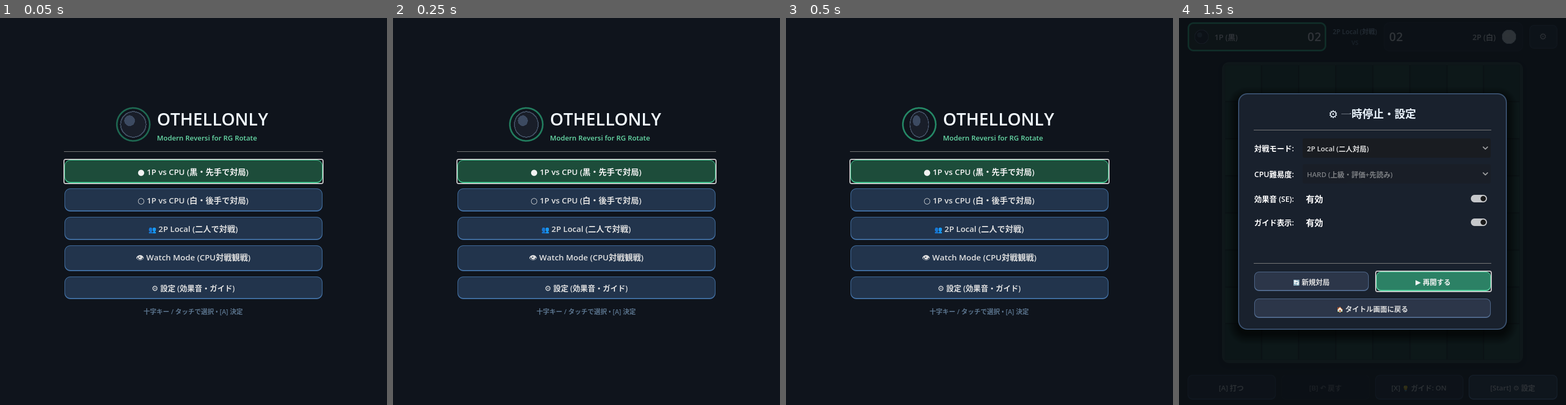
Above: before the commit, frames 1-4 (left to right).
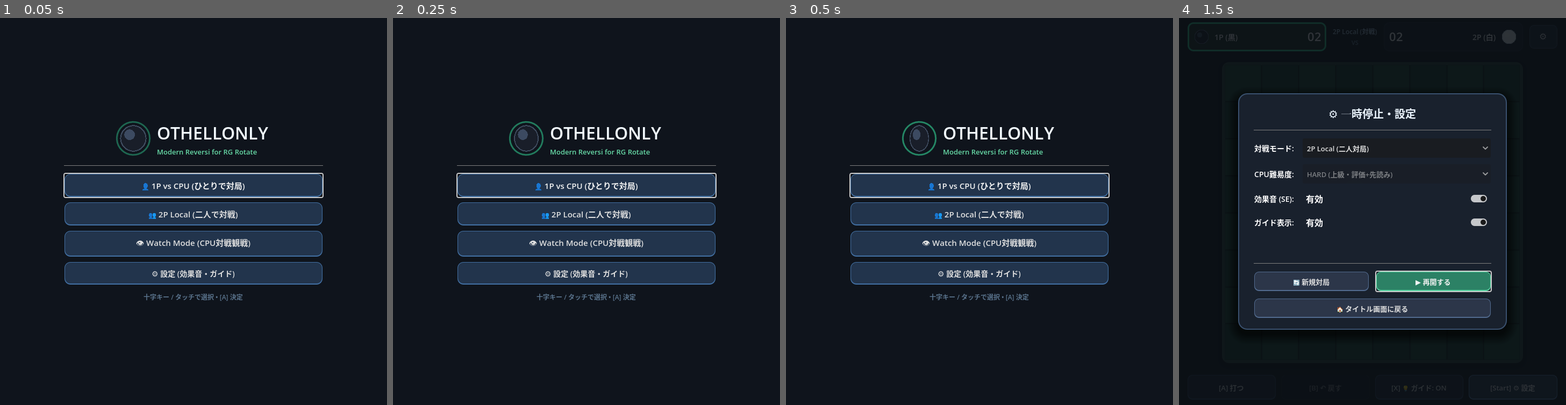
Above: after the commit, the same moments.

Repository: u1e2k/othellonly
Game: Godot game, scene res://scenes/Main.tscn
Two runs of this game, one before a commit and one after it. Both use one fixed random seed, a clock stepped at 60 frames per second and the inputs below.
Inputs:
- Up to frame 1 (0.05 s): no input
- Up to frame 2 (0.25 s): no input
- Up to frame 3 (0.5 s): no input
- Up to frame 4 (1.5 s): click "👥 2P Local (二人で対戦)" at 0.5 s; click "[Start] ⚙ 設定" at 1.25 s

The runs differ from the first frame. In frame 1, 16% of the frame differs, in the area x 16-84%, y 23-77%; in frame 2, 16%; in frame 3, 16%; in frame 4, nothing differs.

Commit message:
feat: implement TitleScreen UI with game mode, color, and difficulty selection menus

Diff:
--- a/scenes/TitleScreen.tscn
+++ b/scenes/TitleScreen.tscn
@@ -181,40 +181,31 @@
 layout_mode = 2
 theme_override_constants/separation = 10
 
-[node name="Btn1PBlack" type="Button" parent="CenterContainer/VBox/MainMenuVBox"]
+[node name="Btn1P" type="Button" parent="CenterContainer/VBox/MainMenuVBox"]
 layout_mode = 2
 focus_mode = 2
 theme_override_font_sizes/font_size = 15
-theme_override_styles/normal = SubResource("StyleBoxFlat_btn_accent")
-theme_override_styles/hover = SubResource("StyleBoxFlat_btn_hover")
-theme_override_styles/pressed = SubResource("StyleBoxFlat_btn_pressed")
-text = "● 1P vs CPU (黒・先手で対局)"
-
-[node name="Btn1PWhite" type="Button" parent="CenterContainer/VBox/MainMenuVBox"]
+theme_override_styles/normal = SubResource("StyleBoxFlat_btn_primary")
+theme_override_styles/hover = SubResource("StyleBoxFlat_btn_hover")
+theme_override_styles/pressed = SubResource("StyleBoxFlat_btn_pressed")
+text = "👤 1P vs CPU (ひとりで対局)"
+
+[node name="Btn2P" type="Button" parent="CenterContainer/VBox/MainMenuVBox"]
 layout_mode = 2
 focus_mode = 2
 theme_override_font_sizes/font_size = 15
 theme_override_styles/normal = SubResource("StyleBoxFlat_btn_primary")
 theme_override_styles/hover = SubResource("StyleBoxFlat_btn_hover")
 theme_override_styles/pressed = SubResource("StyleBoxFlat_btn_pressed")
-text = "○ 1P vs CPU (白・後手で対局)"
-
-[node name="Btn2P" type="Button" parent="CenterContainer/VBox/MainMenuVBox"]
+text = "👥 2P Local (二人で対戦)"
+
+[node name="BtnWatch" type="Button" parent="CenterContainer/VBox/MainMenuVBox"]
 layout_mode = 2
 focus_mode = 2
 theme_override_font_sizes/font_size = 15
 theme_override_styles/normal = SubResource("StyleBoxFlat_btn_primary")
 theme_override_styles/hover = SubResource("StyleBoxFlat_btn_hover")
 theme_override_styles/pressed = SubResource("StyleBoxFlat_btn_pressed")
-text = "👥 2P Local (二人で対戦)"
-
-[node name="BtnWatch" type="Button" parent="CenterContainer/VBox/MainMenuVBox"]
-layout_mode = 2
-focus_mode = 2
-theme_override_font_sizes/font_size = 15
-theme_override_styles/normal = SubResource("StyleBoxFlat_btn_primary")
-theme_override_styles/hover = SubResource("StyleBoxFlat_btn_hover")
-theme_override_styles/pressed = SubResource("StyleBoxFlat_btn_pressed")
 text = "👁 Watch Mode (CPU対戦観戦)"
 
 [node name="BtnSettings" type="Button" parent="CenterContainer/VBox/MainMenuVBox"]
@@ -226,18 +217,71 @@
 theme_override_styles/pressed = SubResource("StyleBoxFlat_btn_pressed")
 text = "⚙ 設定 (効果音・ガイド)"
 
-[node name="DiffModal" type="PanelContainer" parent="CenterContainer/VBox"]
+[node name="ColorModal" type="PanelContainer" parent="CenterContainer/VBox"]
 visible = false
 layout_mode = 2
 theme_override_styles/panel = SubResource("StyleBoxFlat_panel_modal")
 
-[node name="Margin" type="MarginContainer" parent="CenterContainer/VBox/DiffModal"]
+[node name="Margin" type="MarginContainer" parent="CenterContainer/VBox/ColorModal"]
 layout_mode = 2
 theme_override_constants/margin_left = 20
 theme_override_constants/margin_top = 16
 theme_override_constants/margin_right = 20
 theme_override_constants/margin_bottom = 16
 
+[node name="VBox" type="VBoxContainer" parent="CenterContainer/VBox/ColorModal/Margin"]
+layout_mode = 2
+theme_override_constants/separation = 10
+
+[node name="ColorTitleLabel" type="Label" parent="CenterContainer/VBox/ColorModal/Margin/VBox"]
+layout_mode = 2
+theme_override_colors/font_color = Color(0.9, 0.95, 1, 1)
+theme_override_font_sizes/font_size = 16
+text = "1P vs CPU - 手番を選択してください"
+horizontal_alignment = 1
+
+[node name="HSeparator" type="HSeparator" parent="CenterContainer/VBox/ColorModal/Margin/VBox"]
+layout_mode = 2
+
+[node name="BtnColorBlack" type="Button" parent="CenterContainer/VBox/ColorModal/Margin/VBox"]
+layout_mode = 2
+focus_mode = 2
+theme_override_font_sizes/font_size = 14
+theme_override_styles/normal = SubResource("StyleBoxFlat_btn_primary")
+theme_override_styles/hover = SubResource("StyleBoxFlat_btn_hover")
+theme_override_styles/pressed = SubResource("StyleBoxFlat_btn_pressed")
+text = "● 先攻 (黒) で対局"
+
+[node name="BtnColorWhite" type="Button" parent="CenterContainer/VBox/ColorModal/Margin/VBox"]
+layout_mode = 2
+focus_mode = 2
+theme_override_font_sizes/font_size = 14
+theme_override_styles/normal = SubResource("StyleBoxFlat_btn_primary")
+theme_override_styles/hover = SubResource("StyleBoxFlat_btn_hover")
+theme_override_styles/pressed = SubResource("StyleBoxFlat_btn_pressed")
+text = "○ 後攻 (白) で対局"
+
+[node name="BtnColorBack" type="Button" parent="CenterContainer/VBox/ColorModal/Margin/VBox"]
+layout_mode = 2
+focus_mode = 2
+theme_override_font_sizes/font_size = 13
+theme_override_styles/normal = SubResource("StyleBoxFlat_btn_primary")
+theme_override_styles/hover = SubResource("StyleBoxFlat_btn_hover")
+theme_override_styles/pressed = SubResource("StyleBoxFlat_btn_pressed")
+text = "↶ [B] 戻る"
+
+[node name="DiffModal" type="PanelContainer" parent="CenterContainer/VBox"]
+visible = false
+layout_mode = 2
+theme_override_styles/panel = SubResource("StyleBoxFlat_panel_modal")
+
+[node name="Margin" type="MarginContainer" parent="CenterContainer/VBox/DiffModal"]
+layout_mode = 2
+theme_override_constants/margin_left = 20
+theme_override_constants/margin_top = 16
+theme_override_constants/margin_right = 20
+theme_override_constants/margin_bottom = 16
+
 [node name="VBox" type="VBoxContainer" parent="CenterContainer/VBox/DiffModal/Margin"]
 layout_mode = 2
 theme_override_constants/separation = 10
--- a/scripts/UI/TitleScreen.gd
+++ b/scripts/UI/TitleScreen.gd
@@ -4,14 +4,21 @@
 signal start_game(mode: int, player_color: int, ai_diff: int, sound_on: bool, guide_on: bool)
 signal open_settings_requested
 
+# Main Menu
 @onready var main_menu_vbox: VBoxContainer = $CenterContainer/VBox/MainMenuVBox
-@onready var btn_1p_black: Button = $CenterContainer/VBox/MainMenuVBox/Btn1PBlack
-@onready var btn_1p_white: Button = $CenterContainer/VBox/MainMenuVBox/Btn1PWhite
+@onready var btn_1p: Button = $CenterContainer/VBox/MainMenuVBox/Btn1P
 @onready var btn_2p: Button = $CenterContainer/VBox/MainMenuVBox/Btn2P
 @onready var btn_watch: Button = $CenterContainer/VBox/MainMenuVBox/BtnWatch
 @onready var btn_settings: Button = $CenterContainer/VBox/MainMenuVBox/BtnSettings
 
-# Difficulty Selection Submenu
+# Color Selection Modal (Step 1 for 1P)
+@onready var color_modal: PanelContainer = $CenterContainer/VBox/ColorModal
+@onready var color_title_lbl: Label = $CenterContainer/VBox/ColorModal/Margin/VBox/ColorTitleLabel
+@onready var btn_color_black: Button = $CenterContainer/VBox/ColorModal/Margin/VBox/BtnColorBlack
+@onready var btn_color_white: Button = $CenterContainer/VBox/ColorModal/Margin/VBox/BtnColorWhite
+@onready var btn_color_back: Button = $CenterContainer/VBox/ColorModal/Margin/VBox/BtnColorBack
+
+# Difficulty Selection Modal (Step 2 for 1P / Step 1 for Watch)
 @onready var diff_modal: PanelContainer = $CenterContainer/VBox/DiffModal
 @onready var diff_title_lbl: Label = $CenterContainer/VBox/DiffModal/Margin/VBox/DiffTitleLabel
 @onready var btn_diff_easy: Button = $CenterContainer/VBox/DiffModal/Margin/VBox/BtnEasy
@@ -28,34 +35,41 @@
 var guide_enabled: bool = true
 
 var _main_menu_buttons: Array[Button] = []
+var _color_menu_buttons: Array[Button] = []
 var _diff_menu_buttons: Array[Button] = []
 var _selected_idx: int = 0
 
 var _anim_rot: float = 0.0
 
 func _ready() -> void:
-	_main_menu_buttons = [btn_1p_black, btn_1p_white, btn_2p, btn_watch, btn_settings]
+	_main_menu_buttons = [btn_1p, btn_2p, btn_watch, btn_settings]
+	_color_menu_buttons = [btn_color_black, btn_color_white, btn_color_back]
 	_diff_menu_buttons = [btn_diff_easy, btn_diff_normal, btn_diff_hard, btn_diff_back]
 
 	# Main menu button signals
-	btn_1p_black.pressed.connect(_on_1p_black_pressed)
-	btn_1p_white.pressed.connect(_on_1p_white_pressed)
+	btn_1p.pressed.connect(_on_1p_pressed)
 	btn_2p.pressed.connect(_on_2p_pressed)
 	btn_watch.pressed.connect(_on_watch_pressed)
 	btn_settings.pressed.connect(_on_settings_pressed)
+
+	# Color modal button signals
+	btn_color_black.pressed.connect(func(): _on_color_chosen(ReversiLogic.BLACK))
+	btn_color_white.pressed.connect(func(): _on_color_chosen(ReversiLogic.WHITE))
+	btn_color_back.pressed.connect(_back_from_color_modal)
 
 	# Difficulty modal button signals
 	btn_diff_easy.pressed.connect(func(): _choose_difficulty_and_start(AIController.DIFFICULTY_EASY))
 	btn_diff_normal.pressed.connect(func(): _choose_difficulty_and_start(AIController.DIFFICULTY_NORMAL))
 	btn_diff_hard.pressed.connect(func(): _choose_difficulty_and_start(AIController.DIFFICULTY_HARD))
-	btn_diff_back.pressed.connect(_close_diff_modal)
+	btn_diff_back.pressed.connect(_back_from_diff_modal)
 
 	logo_disc.draw.connect(_draw_logo_disc)
 
+	color_modal.visible = false
 	diff_modal.visible = false
 	main_menu_vbox.visible = true
 	_selected_idx = 0
-	btn_1p_black.grab_focus()
+	btn_1p.grab_focus()
 
 func _process(delta: float) -> void:
 	_anim_rot += delta * 1.5
@@ -69,9 +83,12 @@
 func focus_first_button() -> void:
 	if diff_modal.visible:
 		_focus_current_diff_button()
-	else:
+	elif color_modal.visible:
 		_selected_idx = 0
-		btn_1p_black.grab_focus()
+		btn_color_black.grab_focus()
+	else:
+		_selected_idx = 0
+		btn_1p.grab_focus()
 
 func _focus_current_diff_button() -> void:
 	match current_diff:
@@ -88,49 +105,63 @@
 			_selected_idx = 2
 			btn_diff_hard.grab_focus()
 
-func _on_1p_black_pressed() -> void:
-	pending_mode = GameController.MODE_1P_BLACK
-	pending_color = ReversiLogic.BLACK
-	_open_diff_modal("1P vs CPU (黒・先手) - 難易度を選択")
-
-func _on_1p_white_pressed() -> void:
-	pending_mode = GameController.MODE_1P_WHITE
-	pending_color = ReversiLogic.WHITE
-	_open_diff_modal("1P vs CPU (白・後手) - 難易度を選択")
+# --- Flow Handlers ---
+
+func _on_1p_pressed() -> void:
+	main_menu_vbox.visible = false
+	diff_modal.visible = false
+	color_modal.visible = true
+	_selected_idx = 0
+	btn_color_black.grab_focus()
+
+func _on_color_chosen(color: int) -> void:
+	pending_color = color
+	if color == ReversiLogic.BLACK:
+		pending_mode = GameController.MODE_1P_BLACK
+		diff_title_lbl.text = "1P (先攻・黒) - 難易度を選択"
+	else:
+		pending_mode = GameController.MODE_1P_WHITE
+		diff_title_lbl.text = "1P (後攻・白) - 難易度を選択"
+
+	color_modal.visible = false
+	diff_modal.visible = true
+	_focus_current_diff_button()
 
 func _on_watch_pressed() -> void:
 	pending_mode = GameController.MODE_WATCH
 	pending_color = ReversiLogic.BLACK
-	_open_diff_modal("Watch Mode - CPU難易度を選択")
+	diff_title_lbl.text = "Watch Mode - CPU難易度を選択"
+
+	main_menu_vbox.visible = false
+	color_modal.visible = false
+	diff_modal.visible = true
+	_focus_current_diff_button()
 
 func _on_2p_pressed() -> void:
 	start_game.emit(GameController.MODE_2P_LOCAL, ReversiLogic.BLACK, current_diff, sound_enabled, guide_enabled)
 
-func _open_diff_modal(title_text: String) -> void:
-	diff_title_lbl.text = title_text
-	main_menu_vbox.visible = false
-	diff_modal.visible = true
-	_focus_current_diff_button()
-
-func _close_diff_modal() -> void:
+func _back_from_color_modal() -> void:
+	color_modal.visible = false
 	diff_modal.visible = false
 	main_menu_vbox.visible = true
-	match pending_mode:
-		GameController.MODE_1P_BLACK:
-			_selected_idx = 0
-			btn_1p_black.grab_focus()
-		GameController.MODE_1P_WHITE:
-			_selected_idx = 1
-			btn_1p_white.grab_focus()
-		GameController.MODE_WATCH:
-			_selected_idx = 3
-			btn_watch.grab_focus()
-		_:
-			_selected_idx = 0
-			btn_1p_black.grab_focus()
+	_selected_idx = 0
+	btn_1p.grab_focus()
+
+func _back_from_diff_modal() -> void:
+	diff_modal.visible = false
+	if pending_mode == GameController.MODE_WATCH:
+		main_menu_vbox.visible = true
+		_selected_idx = 2
+		btn_watch.grab_focus()
+	else:
+		# Return to color selection step
+		color_modal.visible = true
+		_selected_idx = 0 if pending_color == ReversiLogic.BLACK else 1
+		_color_menu_buttons[_selected_idx].grab_focus()
 
 func _choose_difficulty_and_start(diff: int) -> void:
 	current_diff = diff
+	color_modal.visible = false
 	diff_modal.visible = false
 	main_menu_vbox.visible = true
 	start_game.emit(pending_mode, pending_color, current_diff, sound_enabled, guide_enabled)
@@ -146,11 +177,21 @@
 	if event.is_action_pressed("ui_cancel") or event.is_action_pressed("action_cancel") or event.is_action_pressed("btn_b"):
 		if diff_modal.visible:
 			get_viewport().set_input_as_handled()
-			_close_diff_modal()
+			_back_from_diff_modal()
 			return
+		elif color_modal.visible:
+			get_viewport().set_input_as_handled()
+			_back_from_color_modal()
+			return
+
+	# Determine active list
+	var active_list: Array[Button] = _main_menu_buttons
+	if diff_modal.visible:
+		active_list = _diff_menu_buttons
+	elif color_modal.visible:
+		active_list = _color_menu_buttons
 
 	# D-pad Up / Down menu navigation
-	var active_list: Array[Button] = _diff_menu_buttons if diff_modal.visible else _main_menu_buttons
 	if event.is_action_pressed("move_up") or event.is_action_pressed("ui_up"):
 		get_viewport().set_input_as_handled()
 		_selected_idx = wrapi(_selected_idx - 1, 0, active_list.size())
@@ -169,7 +210,6 @@
 		if focused and focused is Button and is_ancestor_of(focused) and focused.is_visible_in_tree():
 			focused.emit_signal("pressed")
 		else:
-			# If no focus, activate current selected index
 			if _selected_idx >= 0 and _selected_idx < active_list.size():
 				active_list[_selected_idx].emit_signal("pressed")
 		return
Binary file changed: docs/title_screen.png
